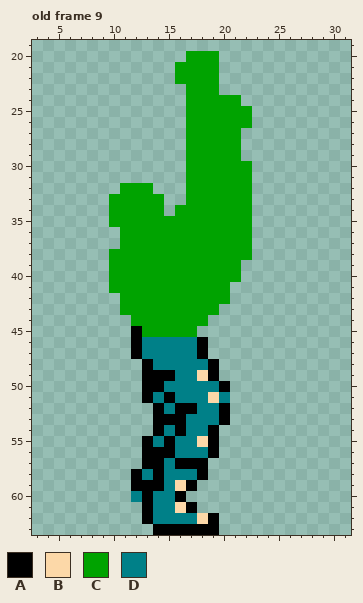
File history of a pixel-art file, img/player/player.ase. The first picture shows the starting point.
32x64 pixels, 10 frames. Shown: old frame 9: x 3..31, y 19..63. The commit also changed other frames, which this record leaves out.
Palette (. is transparent): A #000000  B #fcd8a8  C #00a300  D #008088
Pixels before, old frame 9, first column x 10:
20 .......CCC...
21 ......CCCC...
22 ......CCCC...
23 .......CCC...
24 .......CCCCC.
25 .......CCCCCC
26 .......CCCCCC
27 .......CCCCC.
28 .......CCCCC.
29 .......CCCCC.
30 .......CCCCCC
31 .......CCCCCC
32 .CCC...CCCCCC
33 CCCCC..CCCCCC
34 CCCCC.CCCCCCC
35 CCCCCCCCCCCCC
36 .CCCCCCCCCCCC
37 .CCCCCCCCCCCC
38 CCCCCCCCCCCCC
39 CCCCCCCCCCCC.
40 CCCCCCCCCCCC.
41 CCCCCCCCCCC..
42 .CCCCCCCCCC..
43 .CCCCCCCCC...
44 ..CCCCCCC....
45 ..ACCCCC.....
46 ..ADDDDDA....
47 ..ADDDDDA....
48 ...ADDDDDA...
49 ...AAADDBA...
50 ...AADDDDDA..
51 ...ADADDDBD..
52 ....ADAADDA..
53 ....AAADDDA..
54 ....ADADDA...
55 ...ADADDBA...
56 ...AAADDDA...
57 ...AADAAA....
58 ..ADADDDA....
59 ..AAADBA.....
60 ..DADDA......
61 ...ADDBA.....
62 ...ADDDDBA...
63 ....AAAAAA...
After the commit:
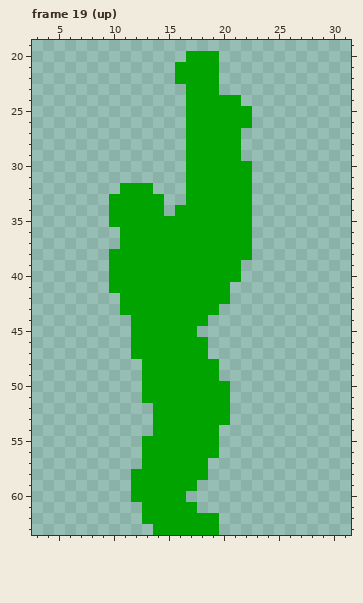
A new or re-ordered frame is compared with the old frame closest to it.
Commit: finished run animations, need a jump. also exported a sprite sheet: players.png
The edit:
frames 10 -> 21
Changed rows in their new state; - is an unchanged pixel.
Frame 19 (up) is new; against old frame 9:
first column x 12:
45 C--------
46 CCCCCCC--
47 CCCCCCC--
48 -CCCCCCC-
49 -CCCCCCC-
50 -CCCCCCCC
51 -CCCCCCCC
52 --CCCCCCC
53 --CCCCCCC
54 --CCCCCC-
55 -CCCCCCC-
56 -CCCCCCC-
57 -CCCCCC--
58 CCCCCCC--
59 CCCCCC---
60 CCCCC----
61 -CCCCC---
62 -CCCCCCC-
63 --CCCCCC-
